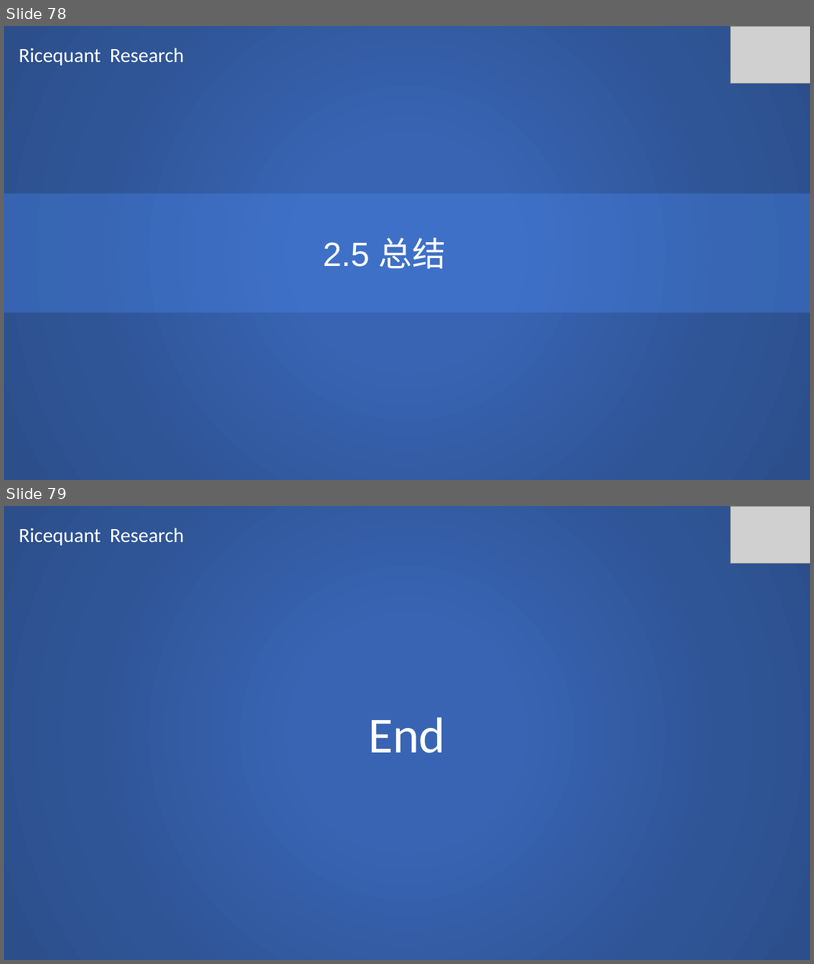
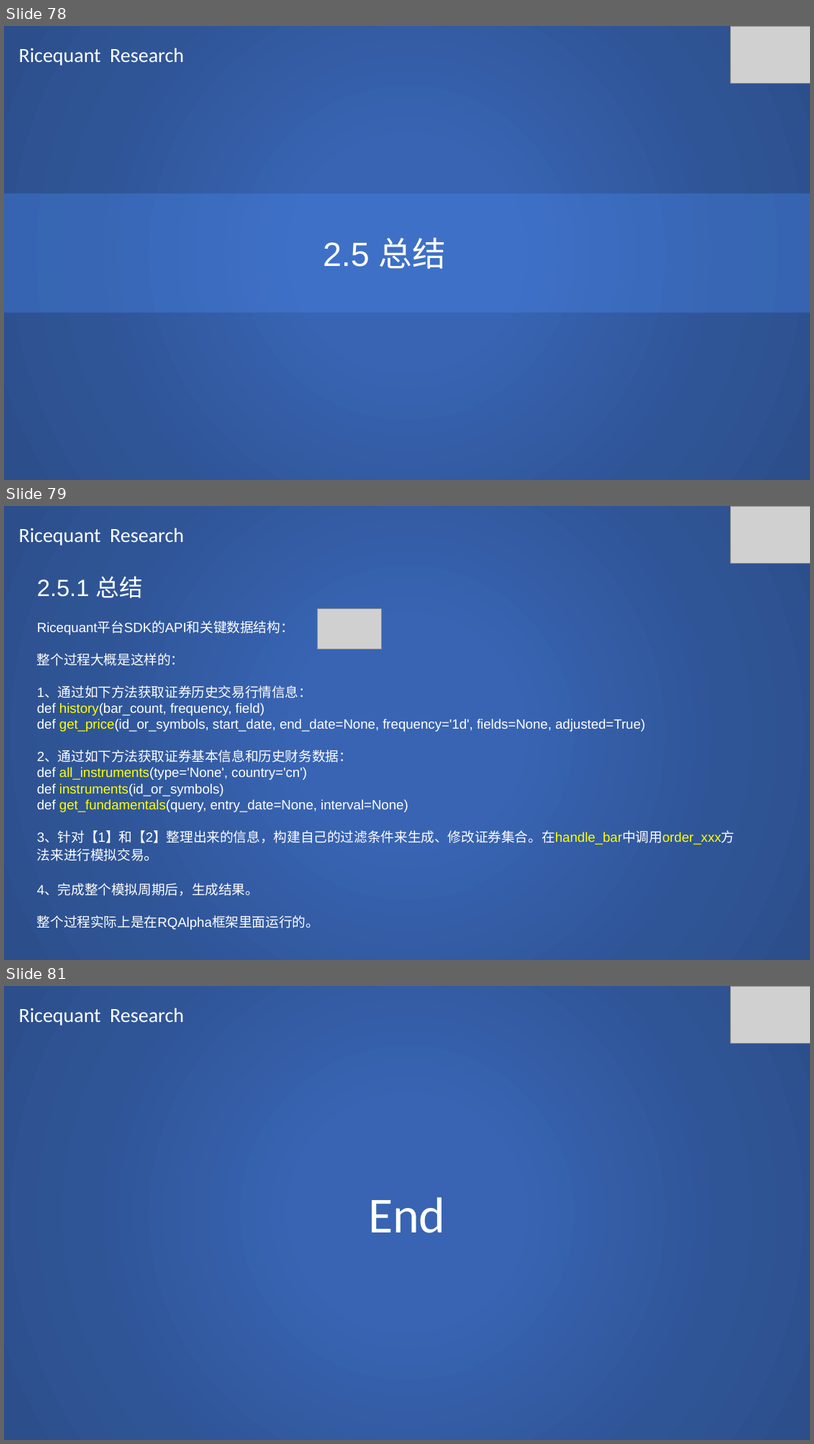
Before and after one commit to SCITLAS/Stellar, a slide deck: Stellar_0.1/documents/rice_quant_research.pptx. Shown one above the other, each under a label of ours: slides 78 and 79 before the commit, slides 78, 79 and 81 after it; the slides between them are not shown. The pictures are 814x964 and 814x1444 pixels, drawn with LibreOffice and Linux fonts; fonts in the diff are those of the drawing; grey boxes stand for pictures. Boxes give left, top, right and bottom in pixels: in the first picture for what was removed or moved away, otherwise in the second. Text is boxed around its words. In the diff, an @@ line names an element or a change of style, - is before the commit and + after.

Commit message:
Ricequant research done.

```diff
--- a/Stellar_0.1/documents/rice_quant_research.pptx
+++ b/Stellar_0.1/documents/rice_quant_research.pptx
@@ slide 79 added at (4,506,810,960), background #FFFFFF @@
@@ rectangle added at (4,506,810,960), fill gradient #3864B3 to #2F5597 to #2C4F8C @@
@@ picture added at (730,506,810,563) @@
@@ text added at (19,528,184,546), 24 pt, text #FFFFFF @@
+Ricequant Research
@@ text added at (37,576,735,929), 16 pt, text #FFFFFF @@
+2.5.1 总结
+Ricequant平台SDK的API和关键数据结构：
+整个过程大概是这样的：
+1、通过如下方法获取证券历史交易行情信息：
+def history(bar_count, frequency, field)
+def get_price(id_or_symbols, start_date, end_date=None, frequency='1d', fields=None, adjusted=True)
+2、通过如下方法获取证券基本信息和历史财务数据：
+def all_instruments(type='None', country='cn')
+def instruments(id_or_symbols)
+def get_fundamentals(query, entry_date=None, interval=None)
+3、针对【1】和【2】整理出来的信息，构建自己的过滤条件来生成、修改证券集合。在handle_bar中调用order_xxx方法来进行模拟交易。
+4、完成整个模拟周期后，生成结果。
+整个过程实际上是在RQAlpha框架里面运行的。
@@ picture added at (317,608,381,649) @@
@@ what was slide 79 is now slide 81 @@
```
Also in this commit, not shown: 3 slides changed, 1 other slide added.
